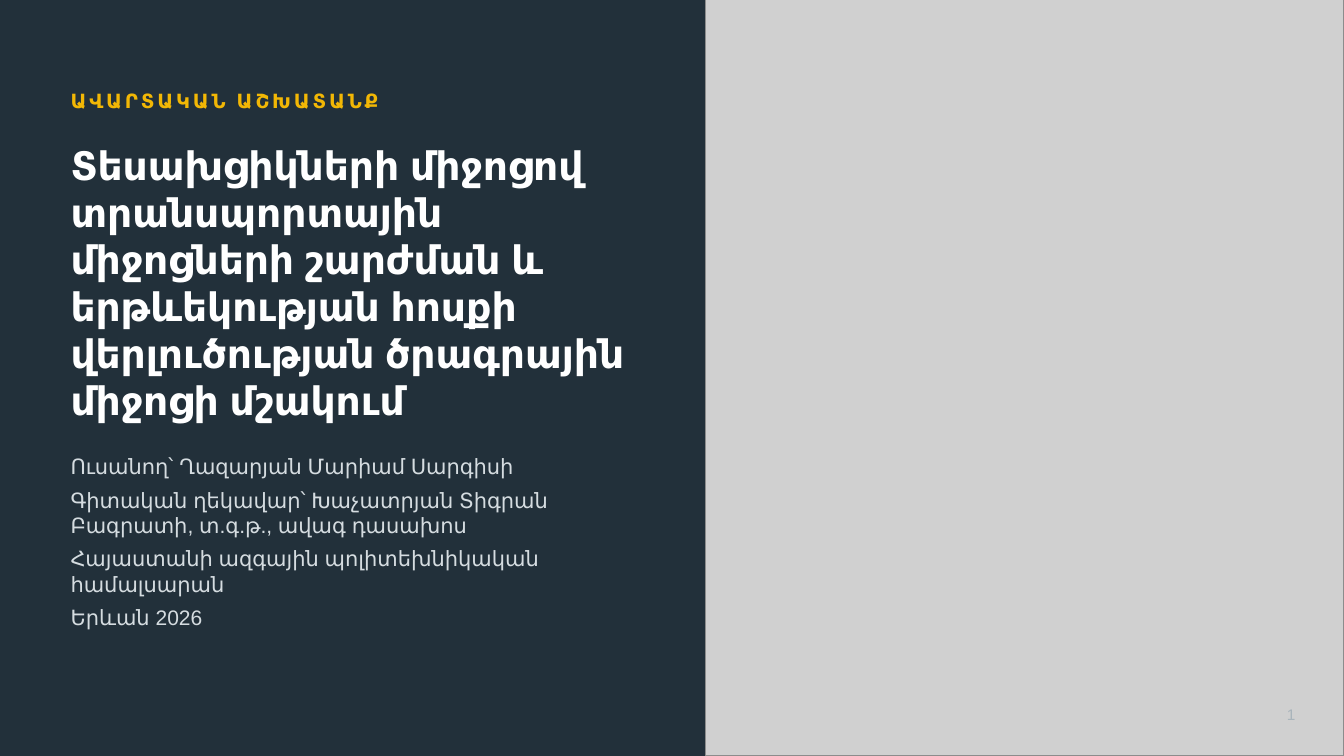
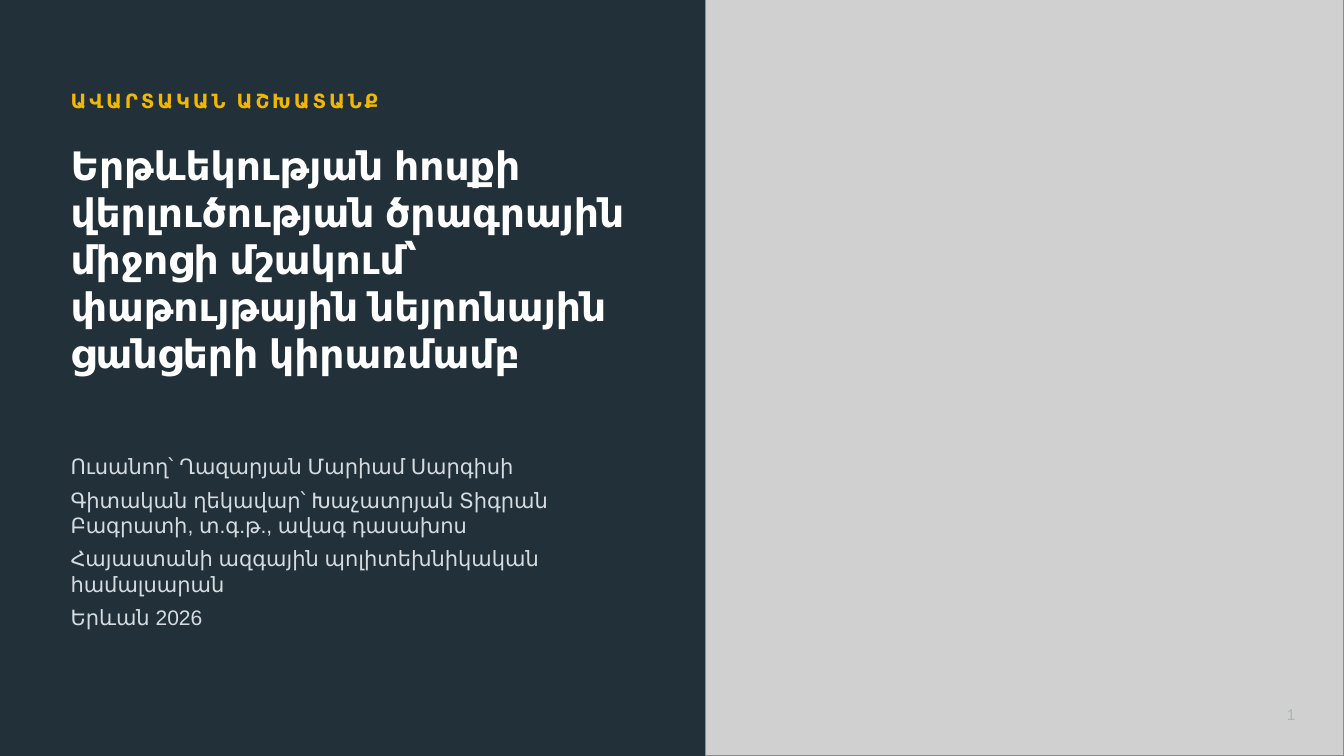
Before and after one commit to marrr862/traffic-cnn, a slide deck: slide 1 of thesis/presentation/DEFENSE.pptx. Drawn at 1344x756 pixels with LibreOffice and Linux fonts; fonts in the diff are those of the drawing; grey boxes stand for pictures. Boxes give left, top, right and bottom in pixels: in the first picture for what was removed or moved away, otherwise in the second. Text is boxed around its words. In the diff, an @@ line names an element or a change of style, - is before the commit and + after.

```diff
--- a/thesis/presentation/DEFENSE.pptx
+++ b/thesis/presentation/DEFENSE.pptx
@@ text at (71, 150, 624, 377): text changed @@
-Տեսախցիկների միջոցով տրանսպորտային միջոցների շարժման և երթևեկության հոսքի վերլուծության ծրագրային միջոցի մշակում
+Երթևեկության հոսքի վերլուծության ծրագրային միջոցի մշակում՝ փաթույթային նեյրոնային ցանցերի կիրառմամբ
```
Also in this commit, not shown: 1 other slide changed, 33 other files.
